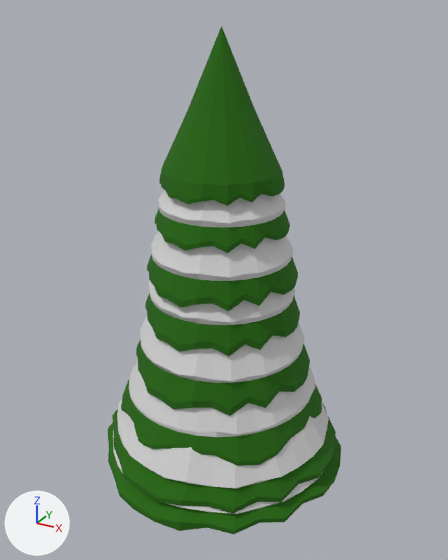
Two versions of the FBX model CrueltySquad2/Assets/ART/Models/Nathan/props/trees/snowyTree1.fbx, one commit apart.
Both versions are drawn from a 50 mm camera at (5.16, -9.27, 9.11) aimed at (0.04, 0.03, 4.45). Lighting does not change. The marker at lower left points along +X, +Y and +Z. Where no turn or scale is listed for an object, it has been applied to the vertices.

The scene before the commit, as lines of its bpy script (objects in view):
```python
me_cylinder_001 = bpy.data.meshes.new('Cylinder.001')
me_cylinder_001.from_pydata(...)  # 1499 vertices, 1298 faces; spans x -2.48..2.49, y -2.48..2.47, z 0.0..8.84
# faces by material slot: [448, 832, 18]
me_cylinder_001.materials.append(mat_snow)  # light grey #d3d3d3
me_cylinder_001.materials.append(mat_green)  # dark green #236800
me_cylinder_001.materials.append(mat_brown)  # brown #4b2b02
ob_snowytree1 = bpy.data.objects.new('SnowyTree1', me_cylinder_001)
ob_snowytree1.location = (0.0, 0.0, 0.0)
```
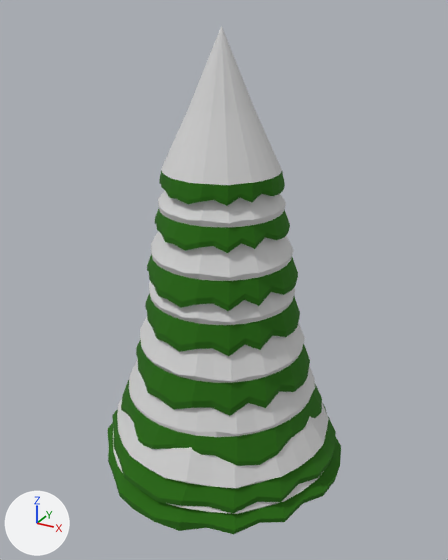
Commit message: snowy tree retexture

Boxes [x1, y1, x2, y2] around the edits, measured in the pictures (448 x 560 px):
part 1 of me_cylinder_001, recoloured (green to grey)
    both: [161, 26, 282, 185]

The change, as a diff of the scene's bpy script:
```diff
--- a/CrueltySquad2/Assets/ART/Models/Nathan/props/trees/snowyTree1.fbx.py
+++ b/CrueltySquad2/Assets/ART/Models/Nathan/props/trees/snowyTree1.fbx.py
@@ me_cylinder_001 @@
 me_cylinder_001.from_pydata(...)  # 1499 vertices, 1298 faces; spans x -2.48..2.49, y -2.48..2.47, z 0.0..8.84
 # used by ob_snowytree1; location = (0.0, 0.0, 0.0)
+# me_cylinder_001 part 1: all 64 faces centred in x -0.78..0.8, y -0.79..0.79, z 7.05..7.99 switch from mat_green (dark green #236800) to mat_snow (light grey #d3d3d3)
 me_cylinder_001.materials.append(mat_brown)
```
